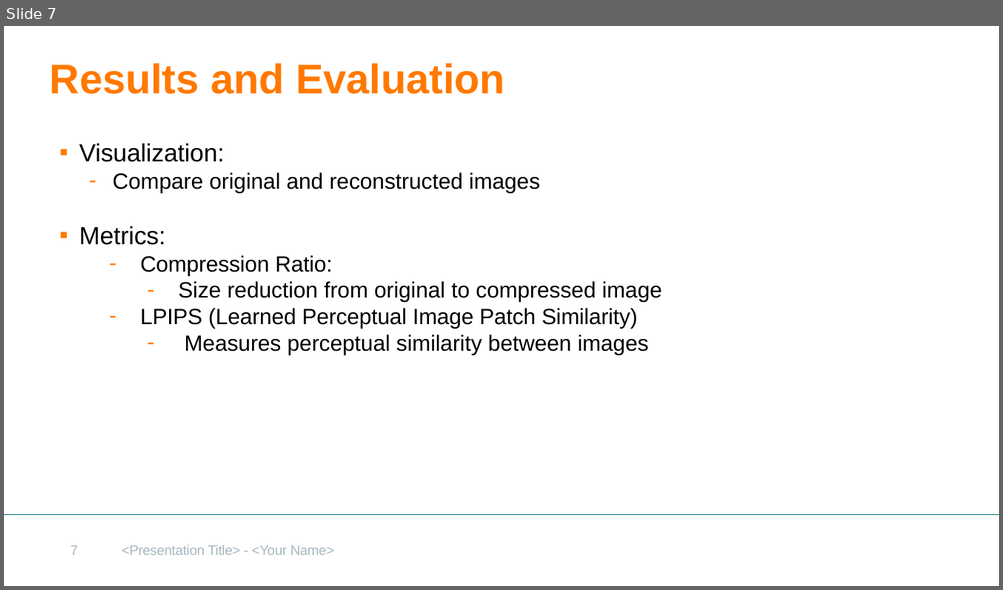
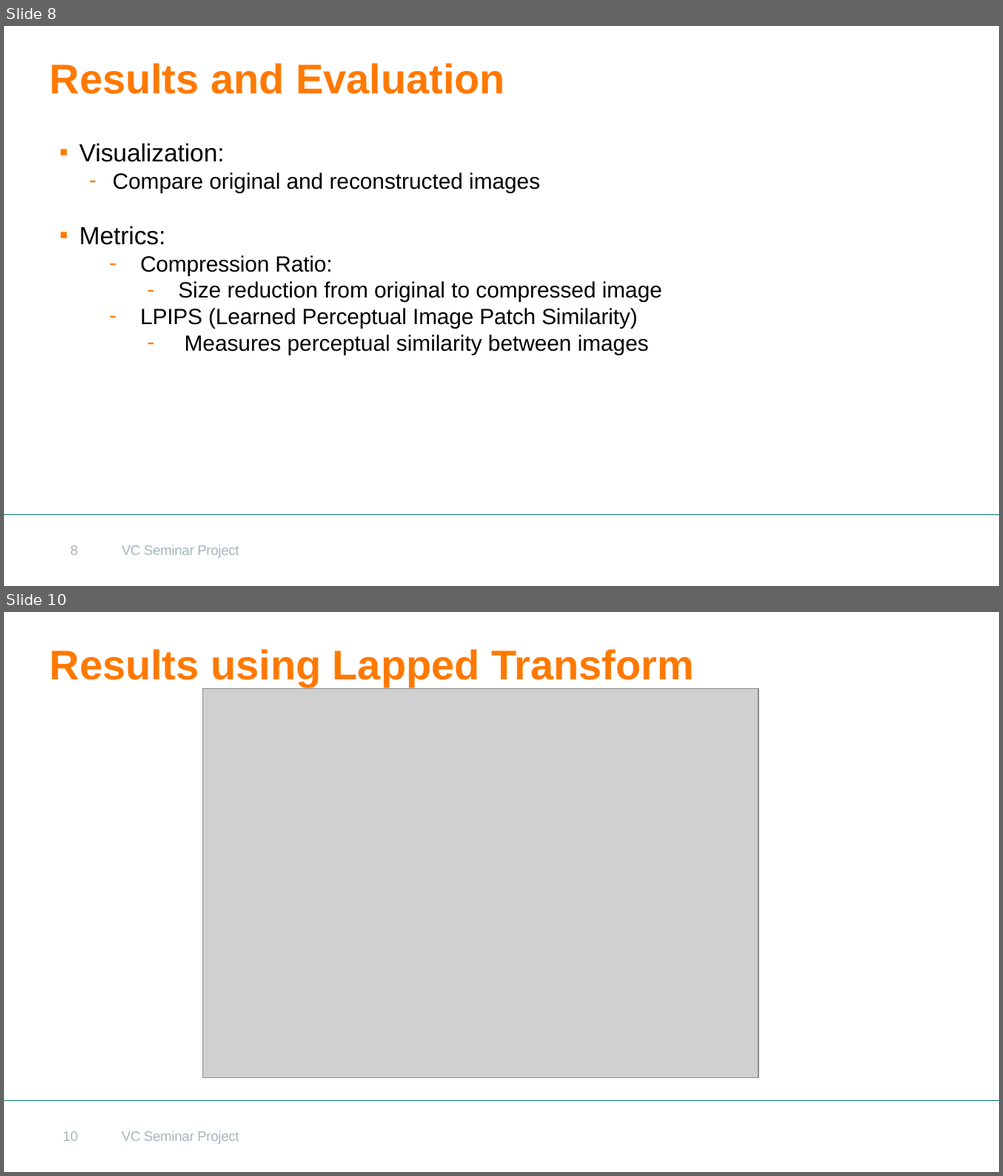
Before and after one commit to atifiqbal37/VC_Seminar_Project, a slide deck: VC_Seminar_Project_slides.pptx. Shown one above the other, each under a label of ours: slide 7 before the commit, slides 8 and 10 after it; the slides between them are not shown. The pictures are 1003x590 and 1003x1176 pixels, drawn with LibreOffice and Linux fonts; fonts in the diff are those of the drawing; grey boxes stand for pictures; background and template pictures are left out. Boxes give left, top, right and bottom in pixels: in the first picture for what was removed or moved away, otherwise in the second. Text is boxed around its words. In the diff, an @@ line names an element or a change of style, - is before the commit and + after.

```diff
--- a/VC_Seminar_Project_slides.pptx
+++ b/VC_Seminar_Project_slides.pptx
@@ slide 10 added at box(4, 612, 999, 1172), background #FFFFFF; not listed: 2 template elements that a slide beside it also shows @@
@@ title added at box(50, 649, 694, 687), 30 pt, text #FF7900, bold @@
+Results using Lapped Transform
@@ picture added at box(203, 688, 758, 1077) @@
@@ page number added at box(62, 1131, 78, 1141), 10 pt, text #A7B6BF @@
+10
@@ what was slide 7 is now slide 8 @@
@@ slide 8 changed as well @@
@@ page number at box(71, 545, 78, 555): text changed @@
-7
+8
@@ text at box(122, 545, 239, 558): text changed @@
-<Presentation Title> - <Your Name>
+VC Seminar Project
```
Also in this commit, not shown: 6 other slides changed, 2 other slides added, 1 other file.
